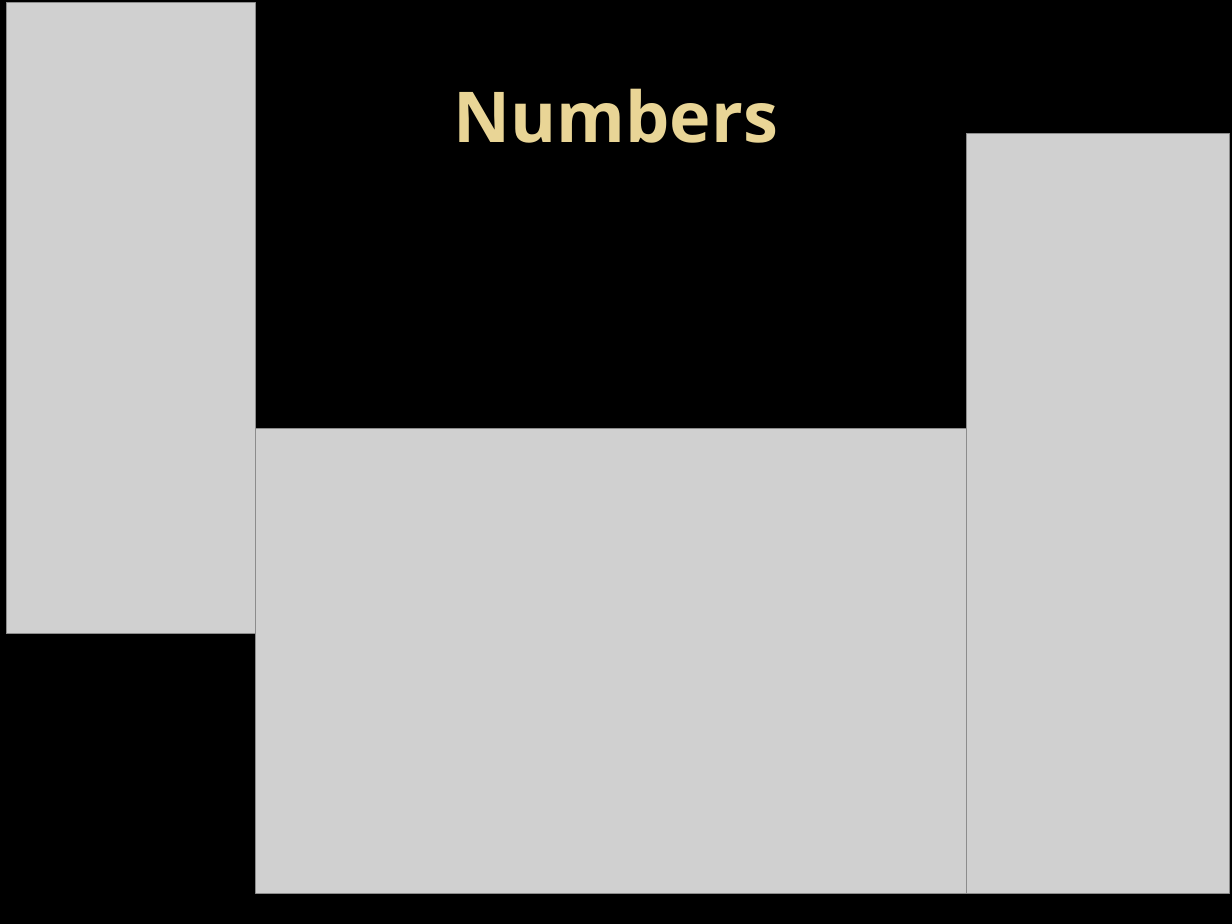
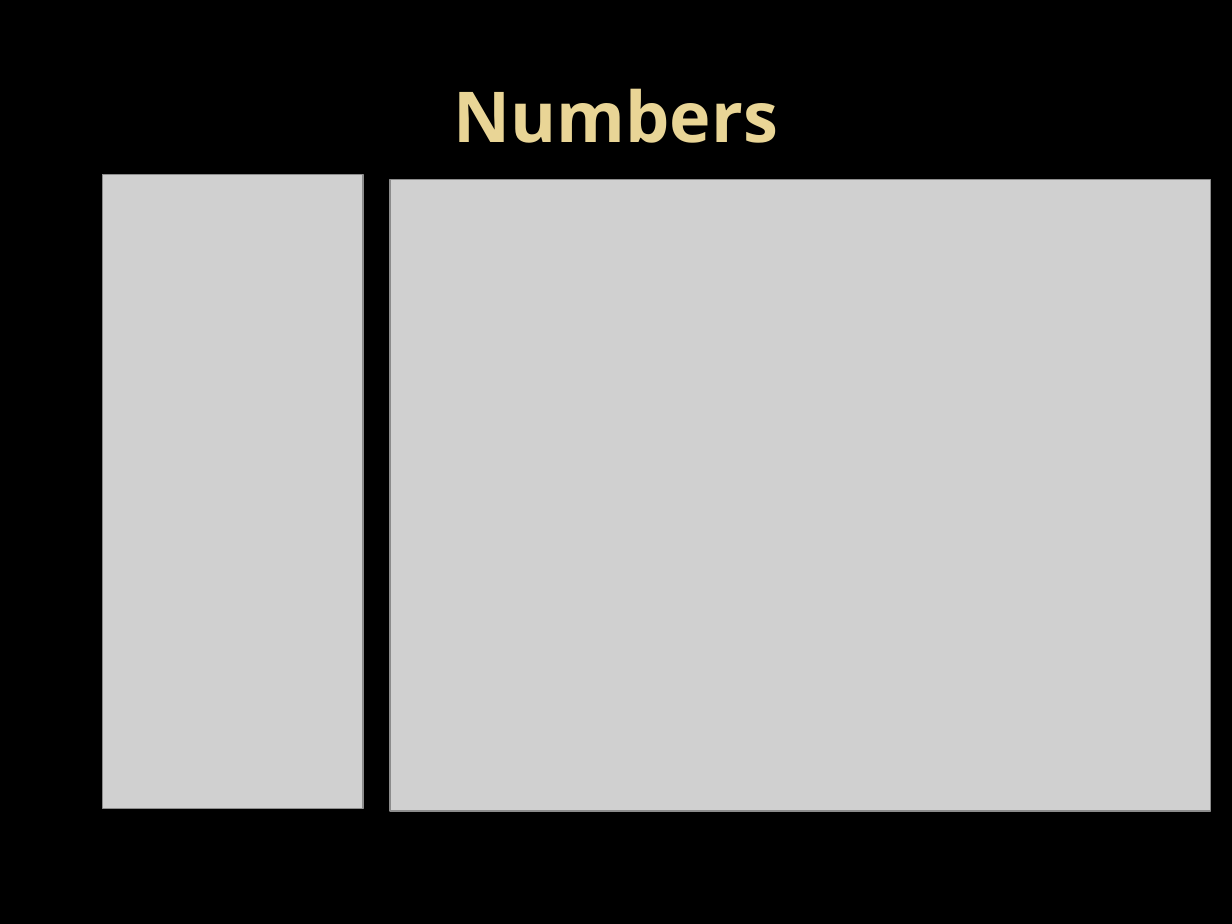
Before and after one commit to LukeKaim/python_training, a slide deck: slide 12 of introduction to python_1.pptx. Drawn at 1232x924 pixels with LibreOffice and Linux fonts; fonts in the diff are those of the drawing; grey boxes stand for pictures; background and template pictures are left out. Boxes give left, top, right and bottom in pixels: in the first picture for what was removed or moved away, otherwise in the second. Text is boxed around its words. In the diff, an @@ line names an element or a change of style, - is before the commit and + after.

```diff
--- a/introduction to python_1.pptx
+++ b/introduction to python_1.pptx
@@ picture removed at (6, 2, 255, 633) @@
@@ picture removed at (967, 133, 1231, 893) @@
@@ picture added at (102, 175, 362, 809) @@
@@ picture added at (391, 180, 1211, 812) @@
@@ picture removed at (256, 429, 967, 893) @@
```
Also in this commit, not shown: 16 other slides changed, 5 slides added, 17 other files.
